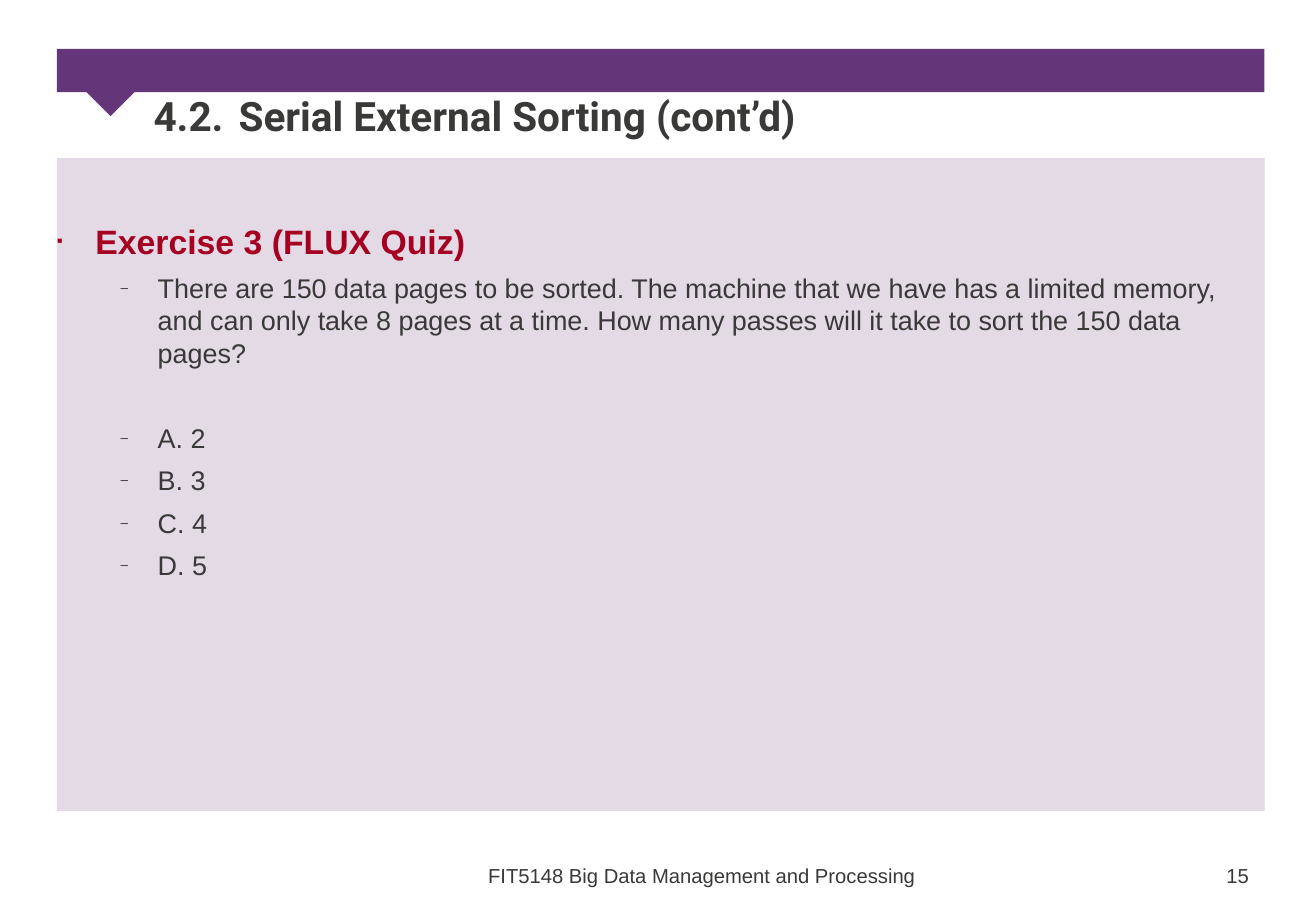
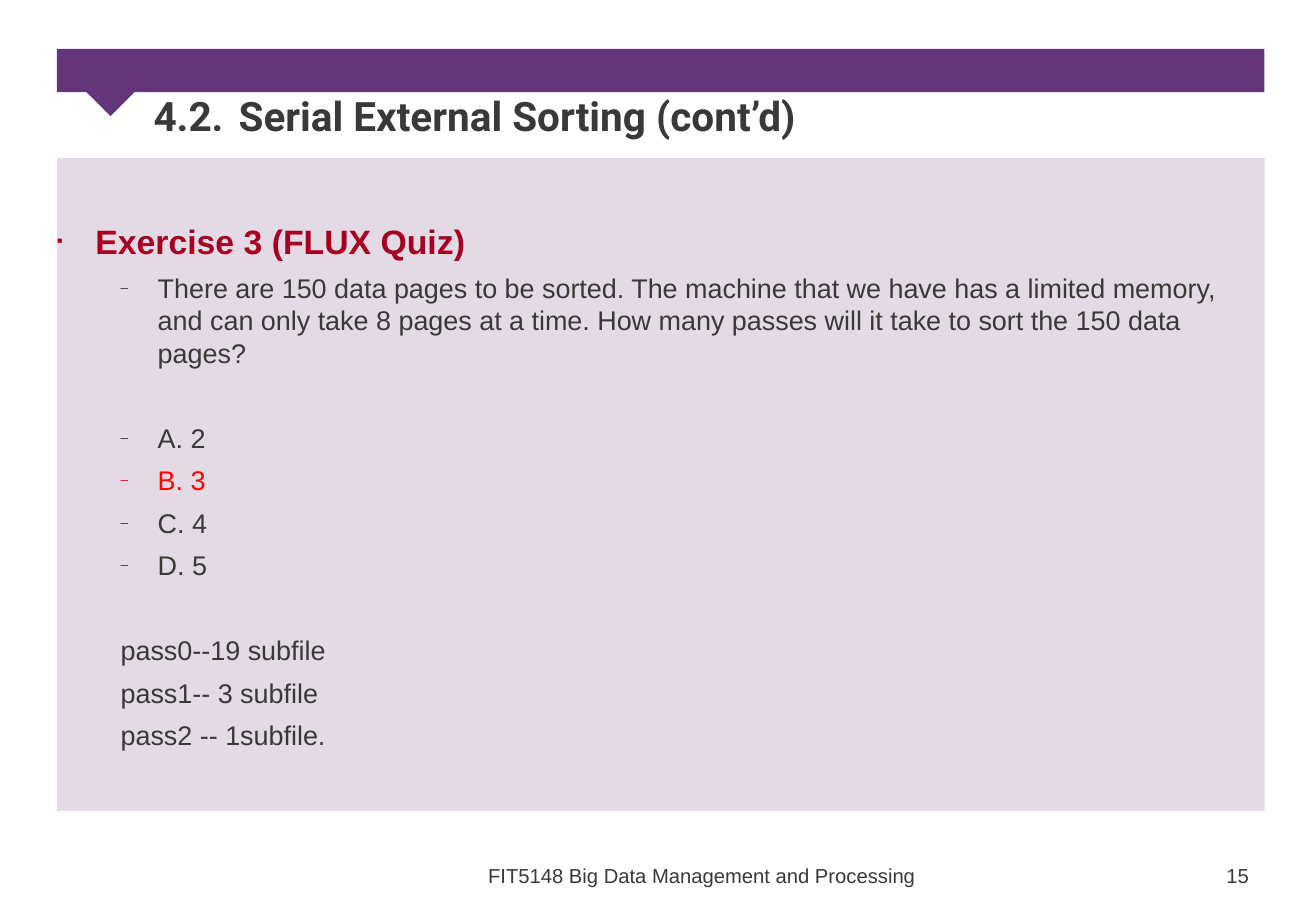
Before and after one commit to xianlinfeng/Documents, a slide deck: slide 15 of FIT5148/week5/FIT5148-5a-Volume-ParSort.pptx. Drawn at 1316x911 pixels with LibreOffice and Linux fonts; fonts in the diff are those of the drawing; background and template pictures are left out. Boxes give left, top, right and bottom in pixels: in the first picture for what was removed or moved away, otherwise in the second. Text is boxed around its words. In the diff, an @@ line names an element or a change of style, - is before the commit and + after.

```diff
--- a/FIT5148/week5/FIT5148-5a-Volume-ParSort.pptx
+++ b/FIT5148/week5/FIT5148-5a-Volume-ParSort.pptx
@@ text at bbox=[158, 471, 206, 491]: text colour #393938 to #FF0000 in "B. 3" @@
@@ text at bbox=[121, 640, 326, 751]: paragraphs added @@
+  pass0--19 subfile
+  pass1-- 3 subfile
+  pass2 -- 1subfile.
```
Also in this commit, not shown: 9 other slides changed, 22 other files.
